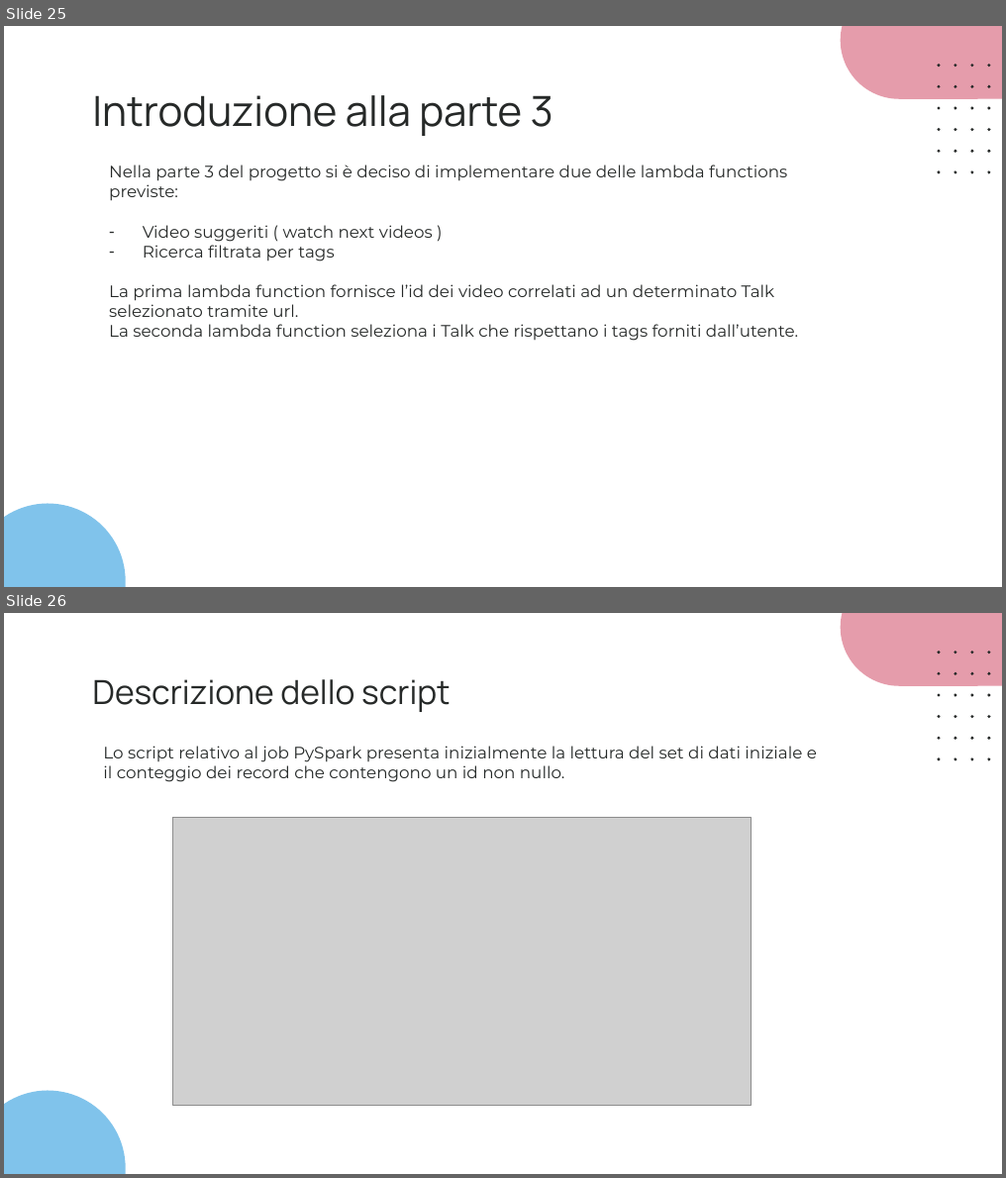
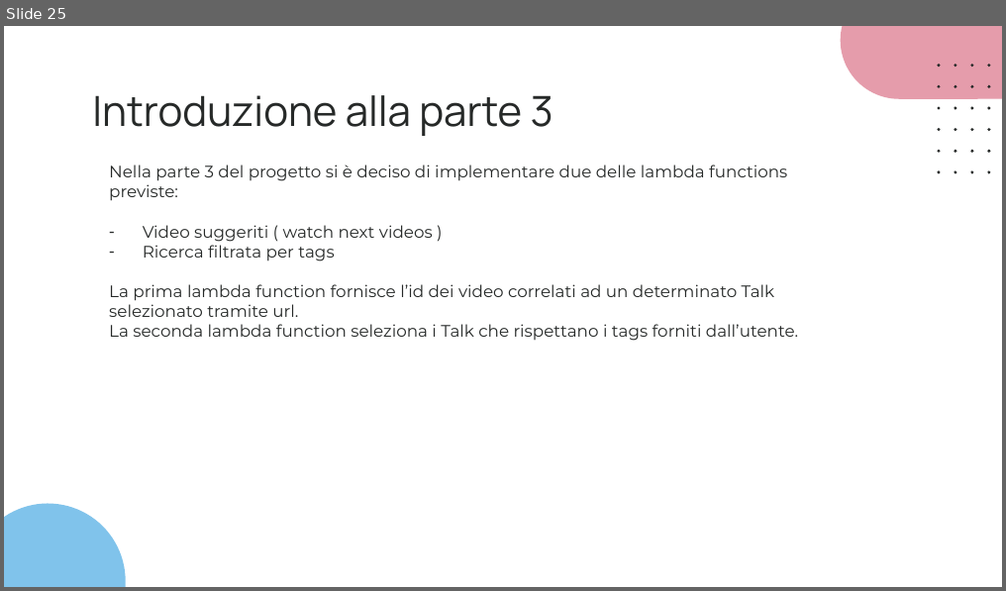
Before and after one commit to giotentori/unibg_cloud_and_mobile, a slide deck: Progetto_TCM/Progetto3.0/CommuniTEDx_3.0.pptx. Shown one above the other, each under a label of ours: slides 25 and 26 before the commit, slide 25 after it. The pictures are 1006x1178 and 1006x591 pixels, drawn with LibreOffice and Linux fonts; fonts in the diff are those of the drawing; grey boxes stand for pictures. Boxes give left, top, right and bottom in pixels: in the first picture for what was removed or moved away, otherwise in the second. Text is boxed around its words. In the diff, an @@ line names an element or a change of style, - is before the commit and + after.

```diff
--- a/Progetto_TCM/Progetto3.0/CommuniTEDx_3.0.pptx
+++ b/Progetto_TCM/Progetto3.0/CommuniTEDx_3.0.pptx
@@ slide 26 removed at (4,613,1002,1174), background #FFFFFF; not listed: 26 template elements that a slide beside it also shows @@
@@ title removed at (92,679,450,712) @@
-Descrizione dello script
@@ text removed at (103,746,817,782) @@
-Lo script relativo al job PySpark presenta inizialmente la lettura del set di dati iniziale e il conteggio dei record che contengono un id non nullo.
@@ picture removed at (172,818,750,1105) @@
```
Also in this commit, not shown: 3 slides added.
